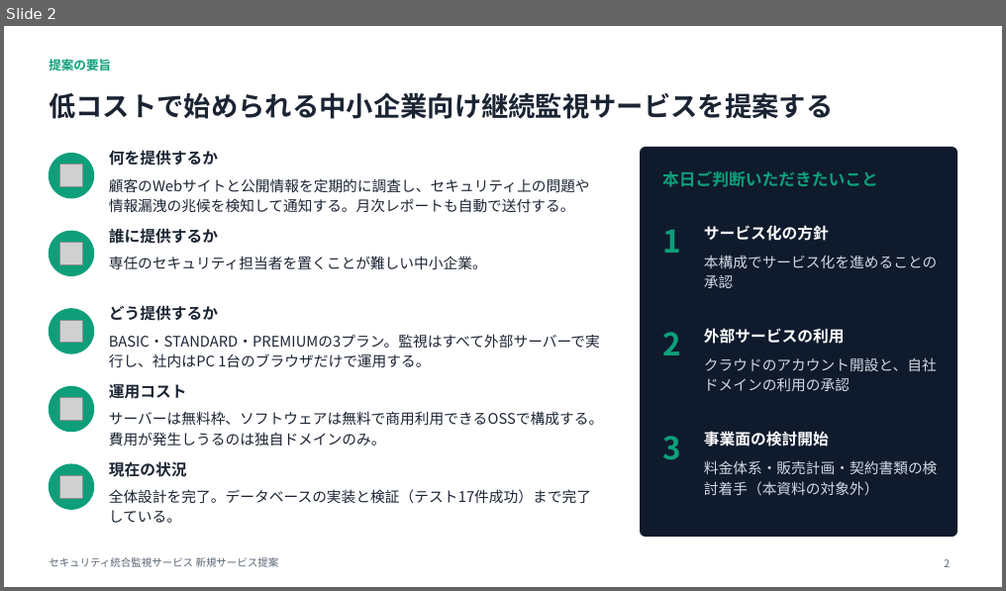
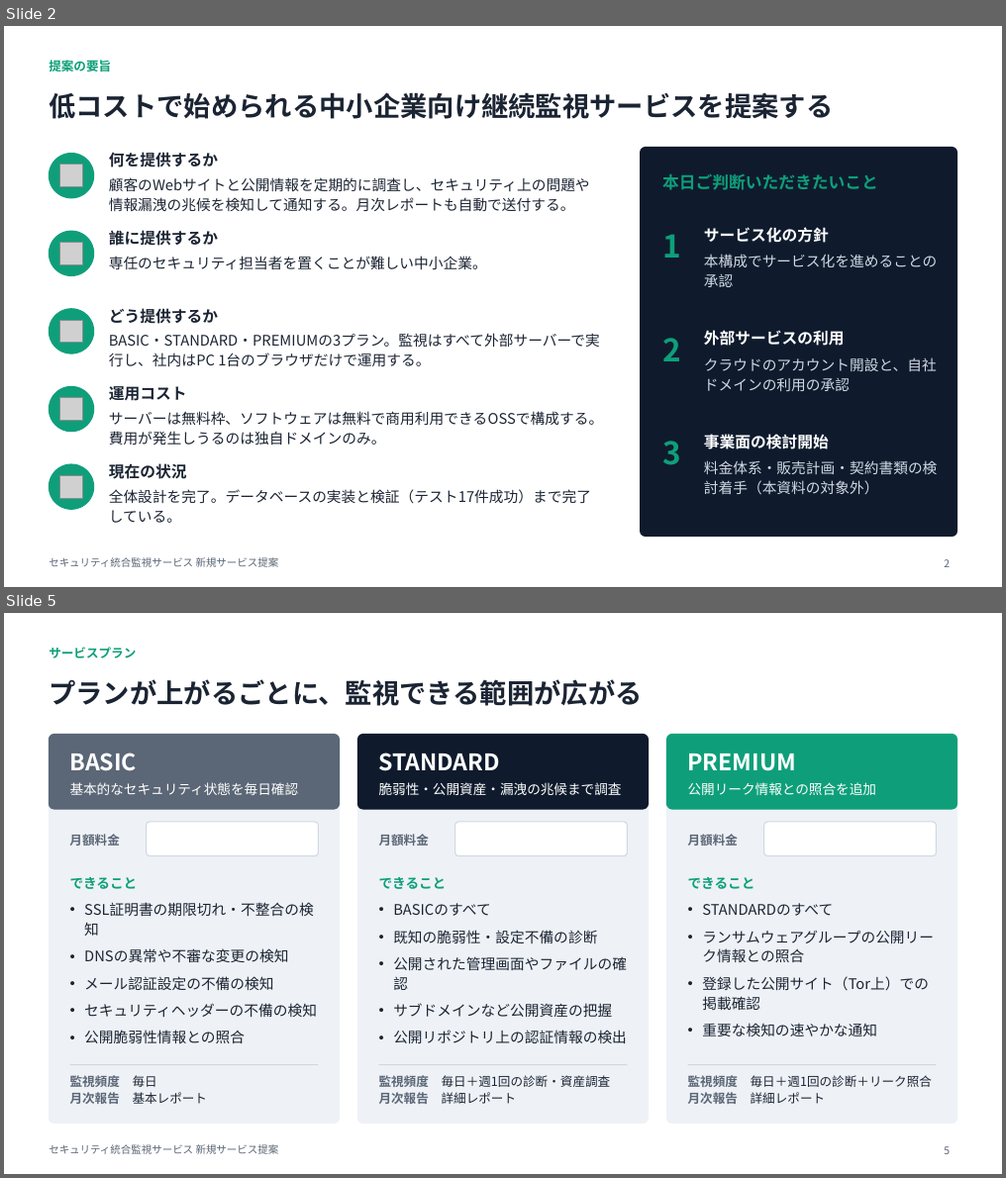
Before and after one commit to hiirocreate/DeepSec, a slide deck: docs/proposal/セキュリティ統合監視サービス_提案資料.pptx. Shown one above the other, each under a label of ours: slide 2 before the commit, slides 2 and 5 after it; the slides between them are not shown. The pictures are 1006x591 and 1006x1178 pixels, drawn with LibreOffice and Linux fonts; fonts in the diff are those of the drawing; grey boxes stand for pictures. Boxes give left, top, right and bottom in pixels: in the first picture for what was removed or moved away, otherwise in the second. Text is boxed around its words. In the diff, an @@ line names an element or a change of style, - is before the commit and + after.

```diff
--- a/docs/proposal/セキュリティ統合監視サービス_提案資料.pptx
+++ b/docs/proposal/セキュリティ統合監視サービス_提案資料.pptx
@@ slide 5 added at (4, 613, 1002, 1174), background #FFFFFF; not listed: 1 template element that a slide beside it also shows @@
@@ text added at (49, 647, 136, 659), 12 pt, text #0E9F7A, bold @@
+サービスプラン
@@ title added at (49, 679, 642, 706), 26 pt, text #1B2433, bold @@
+プランが上がるごとに、監視できる範囲が広がる
@@ rounded rectangle added at (49, 735, 340, 1124), fill #EEF2F6, outline #EEF2F6 1 pt @@
@@ rounded rectangle added at (49, 735, 340, 809), fill #5B6676, outline #5B6676 1 pt @@
@@ text added at (70, 753, 138, 771), 22 pt, text #FFFFFF, bold @@
+BASIC
@@ rounded rectangle added at (358, 735, 648, 1124), fill #EEF2F6, outline #EEF2F6 1 pt @@
@@ rounded rectangle added at (358, 735, 648, 809), fill #0F1B2D, outline #0F1B2D 1 pt @@
@@ text added at (379, 753, 500, 771), 22 pt, text #FFFFFF, bold @@
+STANDARD
@@ rounded rectangle added at (667, 735, 957, 1124), fill #EEF2F6, outline #EEF2F6 1 pt @@
@@ rounded rectangle added at (667, 735, 957, 809), fill #0E9F7A, outline #0E9F7A 1 pt @@
@@ text added at (688, 754, 797, 771), 22 pt, text #FFFFFF, bold @@
+PREMIUM
@@ text added at (70, 782, 299, 795), 13 pt, text #FFFFFF @@
+基本的なセキュリティ状態を毎日確認
@@ text added at (379, 782, 622, 795), 13 pt, text #FFFFFF @@
+脆弱性・公開資産・漏洩の兆候まで調査
@@ text added at (688, 782, 876, 795), 13 pt, text #FFFFFF @@
+公開リーク情報との照合を追加
@@ text added at (69, 834, 119, 846), 12 pt, text #5B6676, bold @@
+月額料金
@@ rounded rectangle added at (147, 822, 319, 857), fill #FFFFFF, outline #CFD8E3 1 pt @@
@@ text added at (379, 834, 429, 846), 12 pt, text #5B6676, bold @@
+月額料金
@@ rounded rectangle added at (455, 822, 628, 857), fill #FFFFFF, outline #CFD8E3 1 pt @@
@@ text added at (688, 834, 738, 846), 12 pt, text #5B6676, bold @@
+月額料金
@@ rounded rectangle added at (764, 822, 937, 857), fill #FFFFFF, outline #CFD8E3 1 pt @@
@@ text added at (70, 877, 138, 889), 13 pt, text #0E9F7A, bold @@
+できること
@@ text added at (379, 877, 447, 889), 13 pt, text #0E9F7A, bold @@
+できること
@@ text added at (688, 877, 755, 889), 13 pt, text #0E9F7A, bold @@
+できること
@@ text added at (84, 902, 317, 1044), 14 pt, text #1B2433 @@
+• SSL証明書の期限切れ・不整合の検知
+• DNSの異常や不審な変更の検知
+• メール認証設定の不備の検知
+• セキュリティヘッダーの不備の検知
+• 公開脆弱性情報との照合
@@ text added at (393, 903, 627, 1044), 14 pt, text #1B2433 @@
+• BASICのすべて
+• 既知の脆弱性・設定不備の診断
+• 公開された管理画面やファイルの確認
+• サブドメインなど公開資産の把握
+• 公開リポジトリ上の認証情報の検出
@@ text added at (702, 903, 934, 1037), 14 pt, text #1B2433 @@
+• STANDARDのすべて
+• ランサムウェアグループの公開リーク情報との照合
+• 登録した公開サイト（Tor上）での掲載確認
+• 重要な検知の速やかな通知
@@ line added from (70, 1065) to (319, 1065), #CFD8E3 1 pt @@
@@ text added at (70, 1075, 208, 1104), 12 pt, text #5B6676, bold @@
+監視頻度 毎日
+月次報告 基本レポート
@@ line added from (379, 1065) to (628, 1065), #CFD8E3 1 pt @@
@@ text added at (379, 1075, 611, 1104), 12 pt, text #1B2433 @@
+監視頻度 毎日＋週1回の診断・資産調査
+月次報告 詳細レポート
@@ line added from (688, 1065) to (936, 1065), #CFD8E3 1 pt @@
@@ text added at (688, 1075, 932, 1104), 12 pt, text #1B2433 @@
+監視頻度 毎日＋週1回の診断＋リーク照合
+月次報告 詳細レポート
@@ page number added at (944, 1147, 949, 1155), 10 pt, text #5B6676 @@
+5
@@ slide 2 changed as well @@
@@ text "本日ご判断いただきたいこと" at (662, 174, 878, 190): line spacing 1 to 22pt @@
@@ line spacing 1 to 41pt in 3 elements at (662, 234, 681, 258), (662, 338, 681, 362), (662, 441, 681, 466) @@
@@ line spacing 1 to 20pt in 8 elements at (109, 152, 218, 168), (109, 230, 218, 246), (109, 308, 218, 324), (109, 386, 187, 401), (109, 464, 187, 479), (704, 227, 829, 243), (704, 330, 845, 346), (704, 434, 829, 450) @@
```
Also in this commit, not shown: 14 other slides changed.
